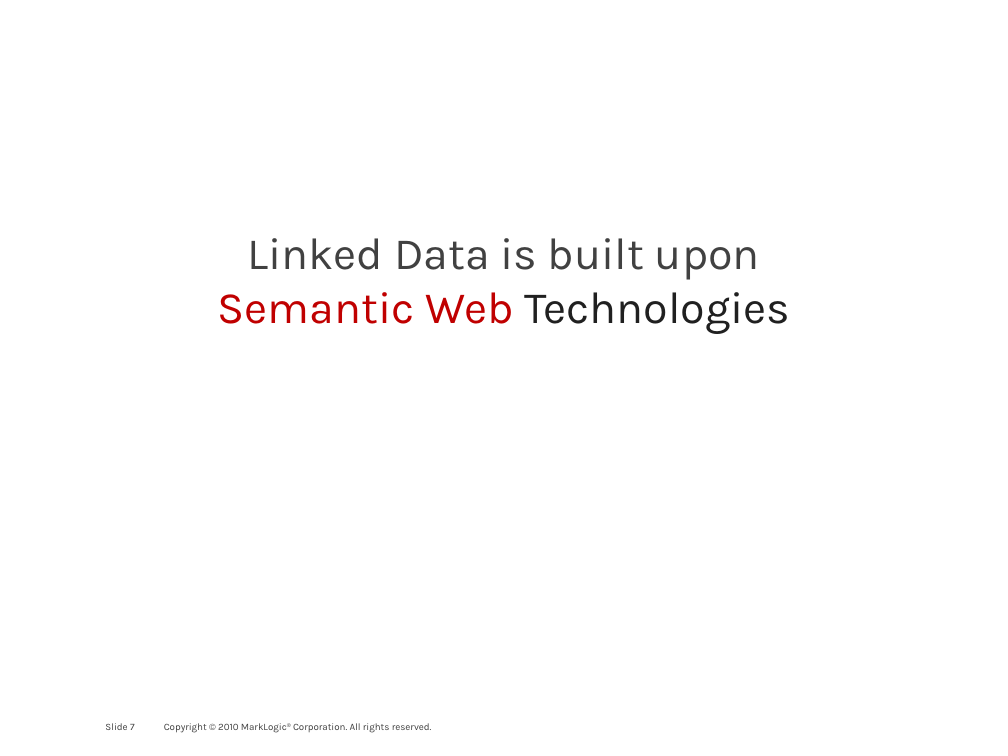
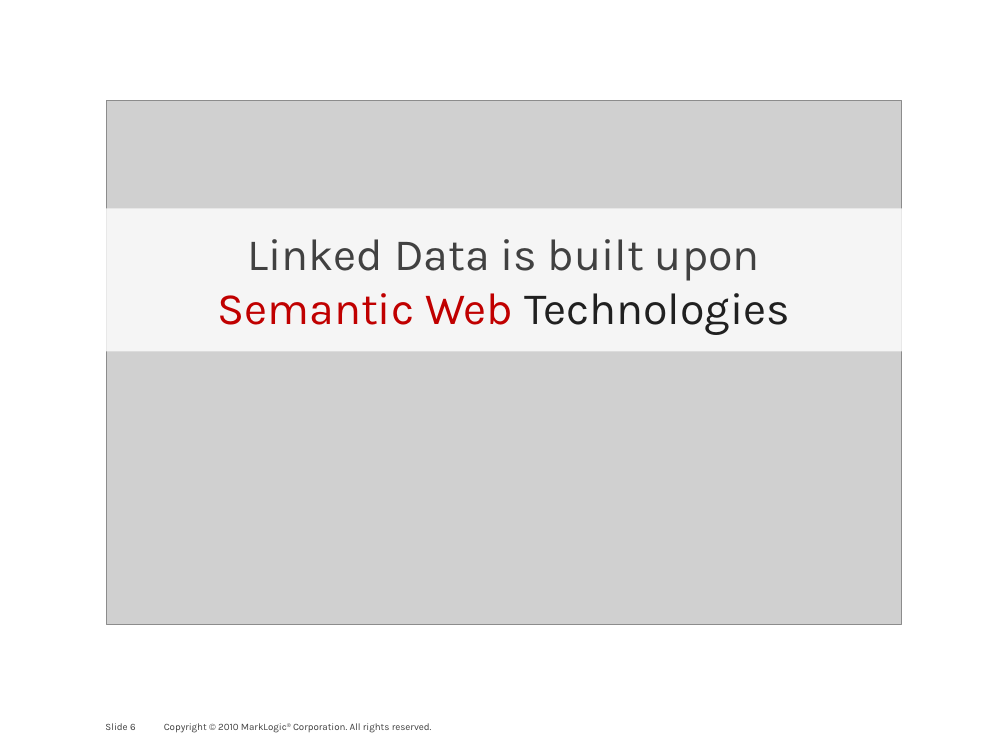
Before and after one commit to philipfennell/grasp, a slide deck: slide 6 of docs/marklogic_and_the_linked-data_connection.pptx (slide 7 before the commit). Drawn at 1008x756 pixels with LibreOffice and Linux fonts; fonts in the diff are those of the drawing; grey boxes stand for pictures; background and template pictures are left out. Boxes give left, top, right and bottom in pixels: in the first picture for what was removed or moved away, otherwise in the second. Text is boxed around its words. In the diff, an @@ line names an element or a change of style, - is before the commit and + after.

```diff
--- a/docs/marklogic_and_the_linked-data_connection.pptx
+++ b/docs/marklogic_and_the_linked-data_connection.pptx
@@ picture added at (107, 100, 902, 624) @@
@@ rectangle "Linked Data is built upon": place and size @@
-rectangle "Linked Data is built upon" at (247, 238, 760, 280)
+rectangle "Linked Data is built upon" at (76, 209, 932, 352)
@@ rectangle "Linked Data is built upon" at (76, 209, 932, 352): fill none to #FFFFFF at 80% opacity @@
@@ page number at (105, 723, 136, 730): text changed @@
-Slide 7
+Slide 6
```
Also in this commit, not shown: 2 other slides changed, 1 slide removed, 1 other file.
